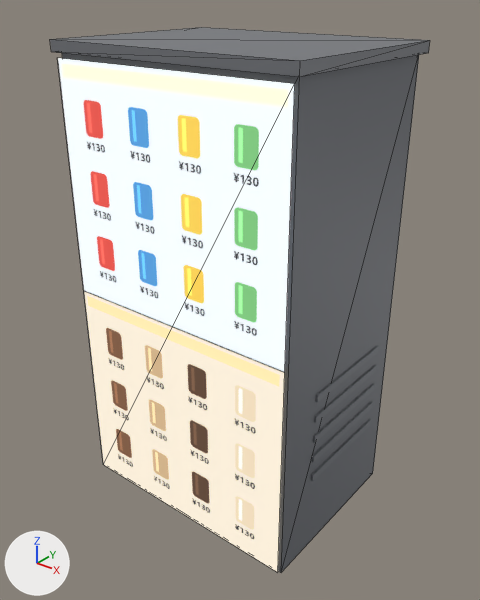
What one commit did to the glTF model apps/desktop/e2e/fixtures/world-base/assets/props-v3-2026-11-21/prop-vending-coffee.glb.
Camera for both pictures: a 50 mm camera at (1.53, -1.54, 2.06) aimed at (0.02, 0.36, 0.89). Every picture has the same lights, and +X, +Y and +Z are marked at lower left. The picture after the commit comes second. Mesh edges are drawn as thin lines on the coarser meshes. Vertices at exactly the same position are counted once.

The first picture shows 'vend-body', 'vend-cap', 'vend-face', 'vend-grille'.
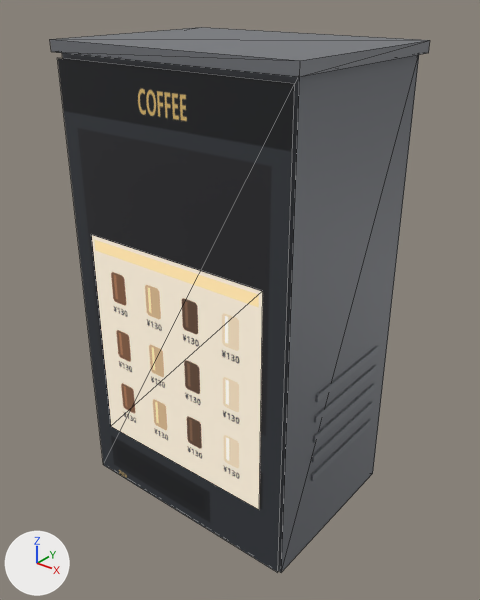
Location of each change, [x1, y1, x2, y2] in pixels of the pictures (480 x 600 px):
```json
{"object": "vend-face", "change": "surface changed", "before": [58, 58, 295, 572], "after": [58, 58, 295, 572], "on screen": "white to black"}
{"object": "vend-window", "change": "added", "after": [91, 234, 263, 509]}
```

Edits to the scene script, one JSON object a line:
```json
{"block": "mat_vend_face", "where": "n0 = _N.new('ShaderNodeBsdfPrincipled'); n0.name = 'Principled BSDF'"}
{"op": "remove", "block": "mat_vend_face", "code": "n0.inputs[28].default_value = 0.55  # 'Emission Strength'"}
{"op": "remove", "block": "mat_vend_face", "code": "n3 = _N.new('ShaderNodeTexImage'); n3.name = 'Image Texture.001'"}
{"op": "remove", "block": "mat_vend_face", "code": "n3.image = img_vending_atlas"}
{"block": "mat_vend_face", "where": "n2 = _N.new('ShaderNodeTexImage'); n2.name = 'Image Texture'"}
{"op": "remove", "block": "mat_vend_face", "code": "_L.new(n2.outputs[0], n0.inputs[27])  # 'Color' to 'Emission Color'"}
{"op": "remove", "block": "mat_vend_face", "code": "_L.new(n3.outputs[0], n0.inputs[0])  # 'Color' to 'Base Color'"}
{"op": "add", "block": "mat_vend_face", "code": "_L.new(n2.outputs[0], n0.inputs[0])  # 'Color' to 'Base Color'"}
{"op": "add", "block": "mat_vend_window", "code": ["mat_vend_window = bpy.data.materials.new('vend-window')", "# uses the picture img_vending_atlas"]}
{"block": "me_vend_face", "where": "me_vend_face.from_pydata(...)  # 4 vertices, 2 faces; spans x -0.5..0.5, y -0.01, z 0.02..1.81"}
{"block": "me_vend_face", "where": "# used by ob_vend_face; location = (0.0, 0.0, 0.0)"}
{"block": "me_vend_face", "change": "me_vend_face part 1: texture (UV) coordinates of 2 of 2 faces, centred in x -0.17..0.17, y -0.01, z 0.62..1.21, changed; they spanned u 0.5..1.0, v 0.0..1.0 and now span u 0.0..0.5, v 0.0..0.5"}
{"op": "add", "block": "me_vend_window", "code": ["me_vend_window = bpy.data.meshes.new('vend-window')", "me_vend_window.from_pydata(...)  # 4 vertices, 2 faces; spans x -0.41..0.41, y -0.016, z 0.284..1.18", "me_vend_window.materials.append(mat_vend_window)"]}
{"op": "add", "block": "ob_vend_window", "code": ["ob_vend_window = bpy.data.objects.new('vend-window', me_vend_window)", "ob_vend_window.location = (0.0, 0.0, 0.0)"]}
```
